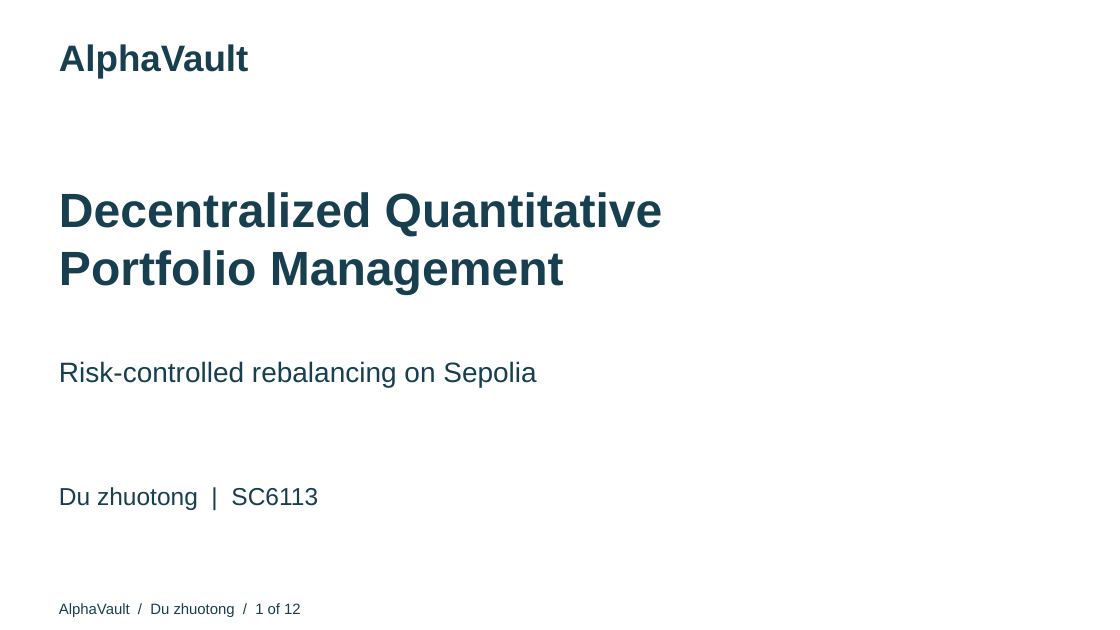
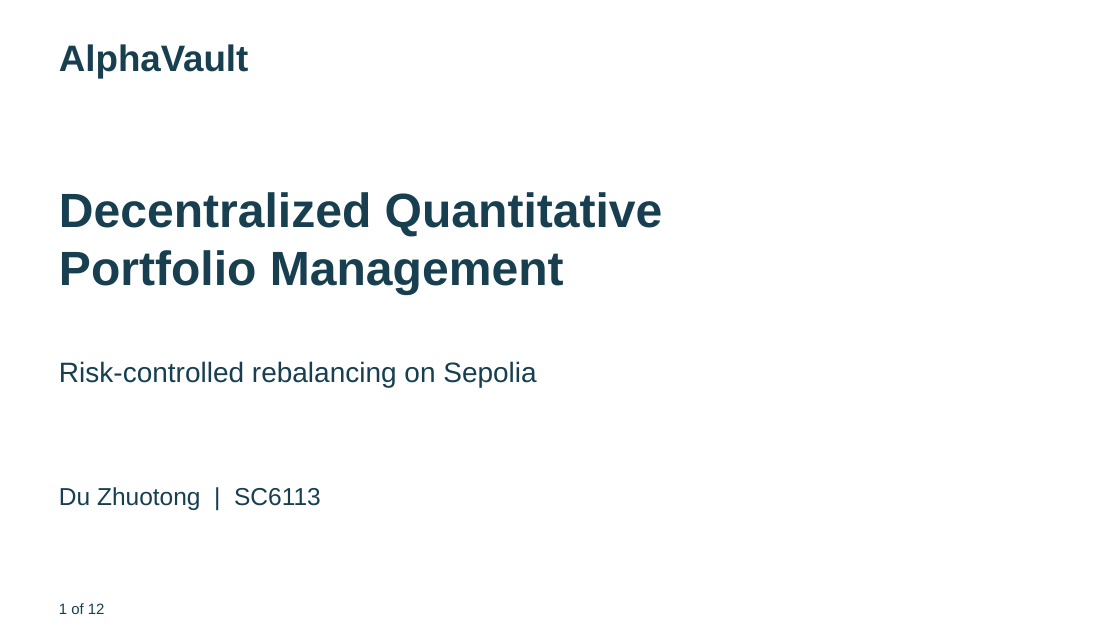
Before and after one commit to qwekker/alphavault-sc6113, a slide deck: slide 1 of submission/AlphaVault-Presentation.pptx. Drawn at 1120x630 pixels with LibreOffice and Linux fonts; fonts in the diff are those of the drawing. Boxes give left, top, right and bottom in pixels: in the first picture for what was removed or moved away, otherwise in the second. Text is boxed around its words. In the diff, an @@ line names an element or a change of style, - is before the commit and + after.

```diff
--- a/submission/AlphaVault-Presentation.pptx
+++ b/submission/AlphaVault-Presentation.pptx
@@ text at bbox=[59, 487, 321, 510]: text changed @@
-Du zhuotong | SC6113
+Du Zhuotong | SC6113
@@ text at bbox=[59, 603, 105, 614]: text changed @@
-AlphaVault / Du zhuotong / 1 of 12
+1 of 12
```
Also in this commit, not shown: 11 other slides changed, 29 other files.
